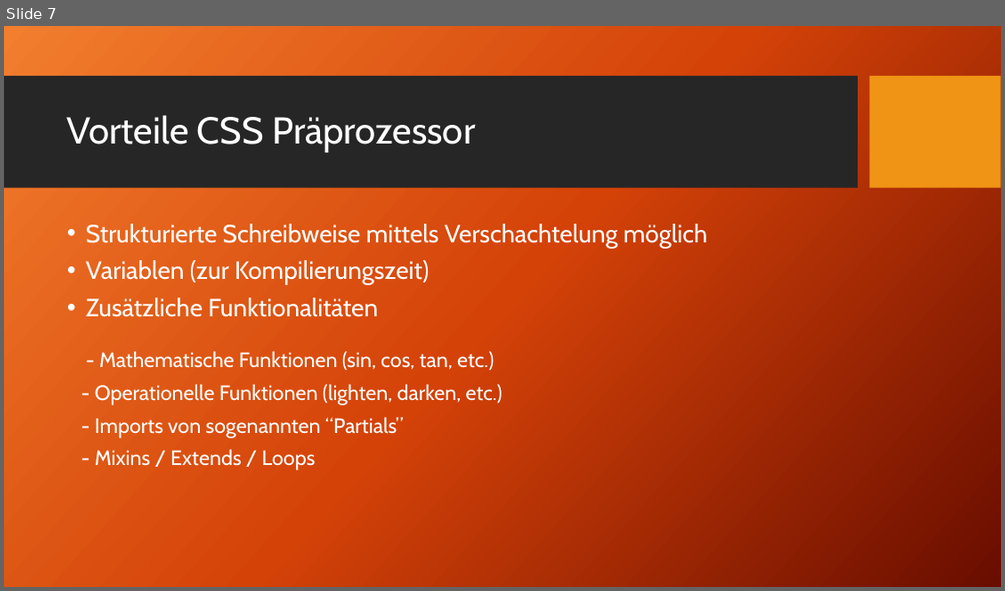
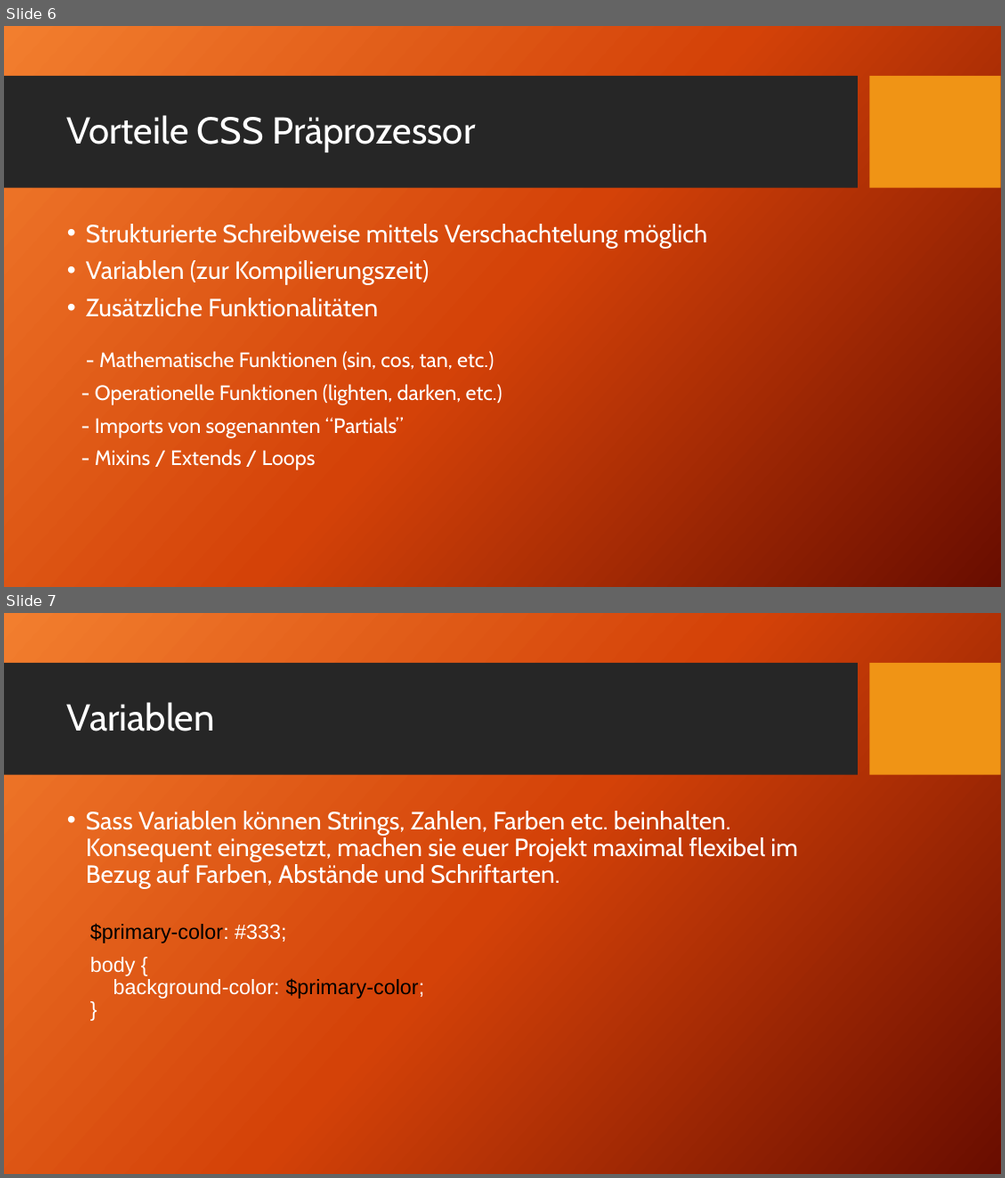
Before and after one commit to TomFrey/htmlCssBasicUebungen, a slide deck: sass Schulung.pptx. Shown one above the other, each under a label of ours: slide 7 before the commit, slides 6 and 7 after it. The pictures are 1005x591 and 1005x1178 pixels, drawn with LibreOffice and Linux fonts; fonts in the diff are those of the drawing; background and template pictures are left out. Boxes give left, top, right and bottom in pixels: in the first picture for what was removed or moved away, otherwise in the second. Text is boxed around its words. In the diff, an @@ line names an element or a change of style, - is before the commit and + after.

Commit message:
PP Präsentation für sass angepasst.

```diff
--- a/sass Schulung.pptx
+++ b/sass Schulung.pptx
@@ slide 7 added at box(4, 613, 1001, 1174), background picture (left out); not listed: 2 template elements that a slide beside it also shows @@
@@ title added at box(67, 702, 215, 731), 36 pt, text #FFFFFF @@
+Variablen
@@ text added at box(86, 811, 797, 998), 24 pt, text #FFFFFF @@
+• Sass Variablen können Strings, Zahlen, Farben etc. beinhalten. Konsequent eingesetzt, machen sie euer Projekt maximal flexibel im Bezug auf Farben, Abstände und Schriftarten.
+$primary-color: #333;
+body {
+background-color: $primary-color;
+}
@@ what was slide 7 is now slide 6 @@
```
Also in this commit, not shown: 3 slides changed, 22 other slides added, 4 slides removed, 1 other file.
